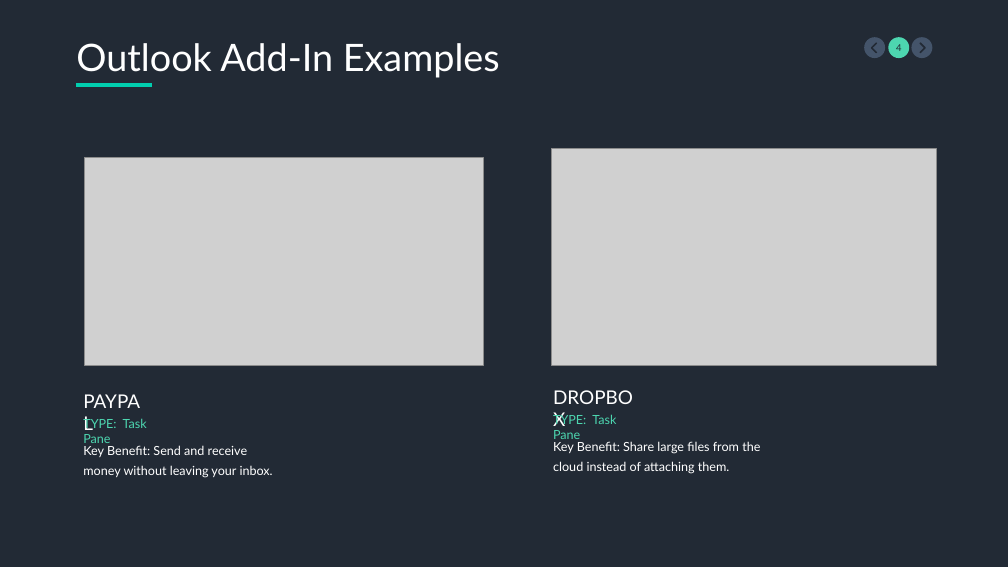
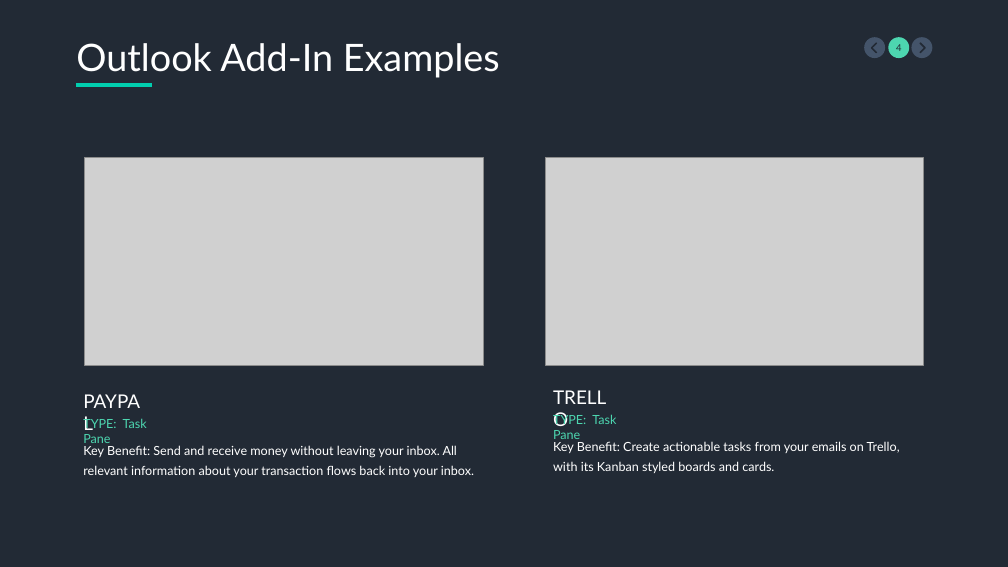
Before and after one commit to mleeb1/git-the-gist, a slide deck: slide 4 of Office Add-Ins.pptx. Drawn at 1008x567 pixels with LibreOffice and Linux fonts; fonts in the diff are those of the drawing; grey boxes stand for pictures. Boxes give left, top, right and bottom in pixels: in the first picture for what was removed or moved away, otherwise in the second. Text is boxed around its words. In the diff, an @@ line names an element or a change of style, - is before the commit and + after.

Commit message:
PPT Updates

```diff
--- a/Office Add-Ins.pptx
+++ b/Office Add-Ins.pptx
@@ picture: place and size @@
-picture at (552, 149, 937, 365)
+picture at (546, 157, 924, 365)
@@ text at (546, 382, 624, 412): text changed @@
-DROPBOX
+TRELLO
@@ text at (83, 445, 474, 477): text changed @@
-Key Benefit: Send and receive money without leaving your inbox.
+Key Benefit: Send and receive money without leaving your inbox. All relevant information about your transaction flows back into your inbox.
@@ text at (553, 441, 900, 473): text changed @@
-Key Benefit: Share large files from the cloud instead of attaching them.
+Key Benefit: Create actionable tasks from your emails on Trello, with its Kanban styled boards and cards.
```
Also in this commit, not shown: 1 other slide changed.
